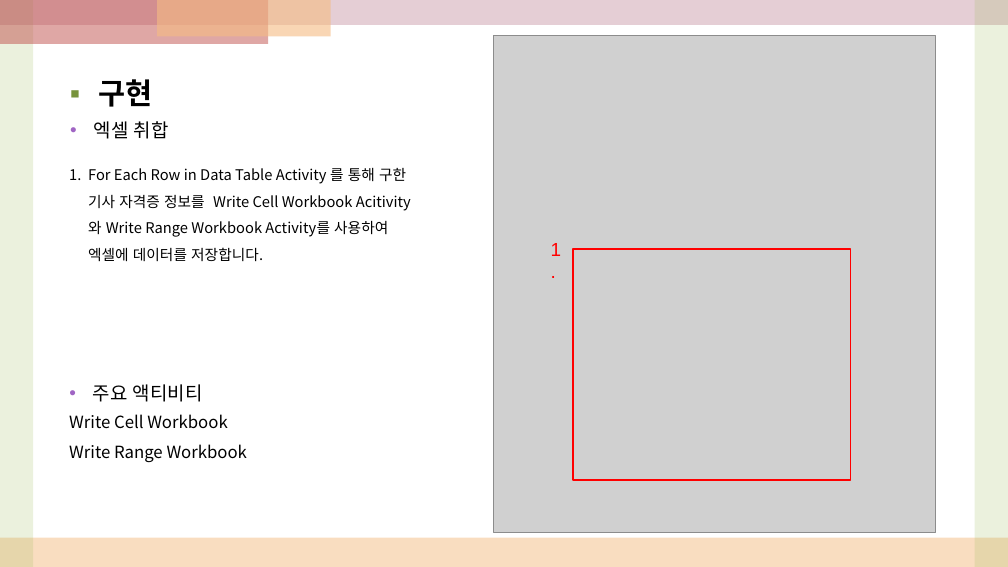
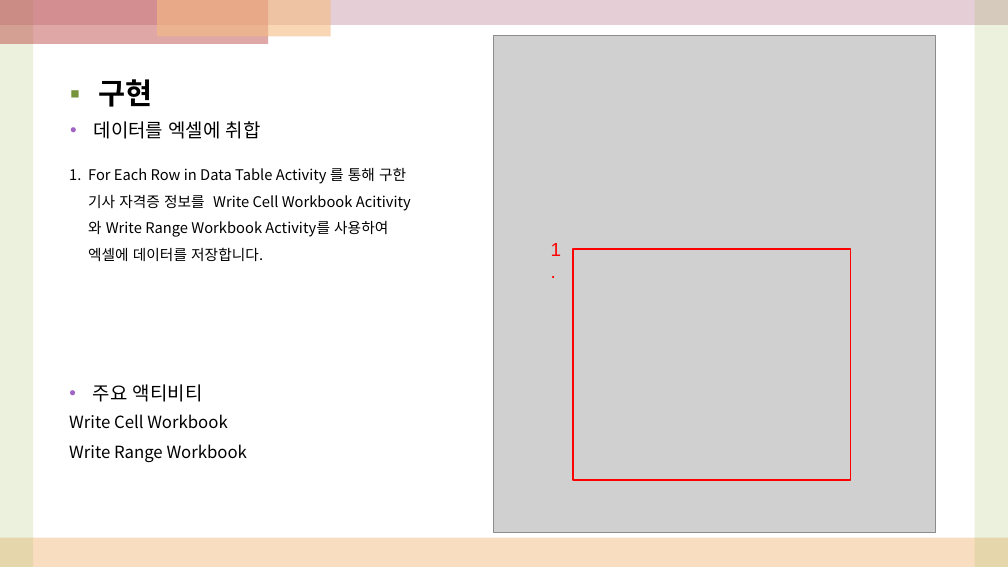
Before and after one commit to jyjang1222/learning-uipath, a slide deck: slide 7 of sict/day10/발표용.pptx. Drawn at 1008x567 pixels with LibreOffice and Linux fonts; fonts in the diff are those of the drawing; grey boxes stand for pictures. Boxes give left, top, right and bottom in pixels: in the first picture for what was removed or moved away, otherwise in the second. Text is boxed around its words. In the diff, an @@ line names an element or a change of style, - is before the commit and + after.

```diff
--- a/sict/day10/발표용.pptx
+++ b/sict/day10/발표용.pptx
@@ text at (94, 121, 261, 139): text changed @@
-• 엑셀 취합
+• 데이터를 엑셀에 취합
```
Also in this commit, not shown: 2 other slides changed.
